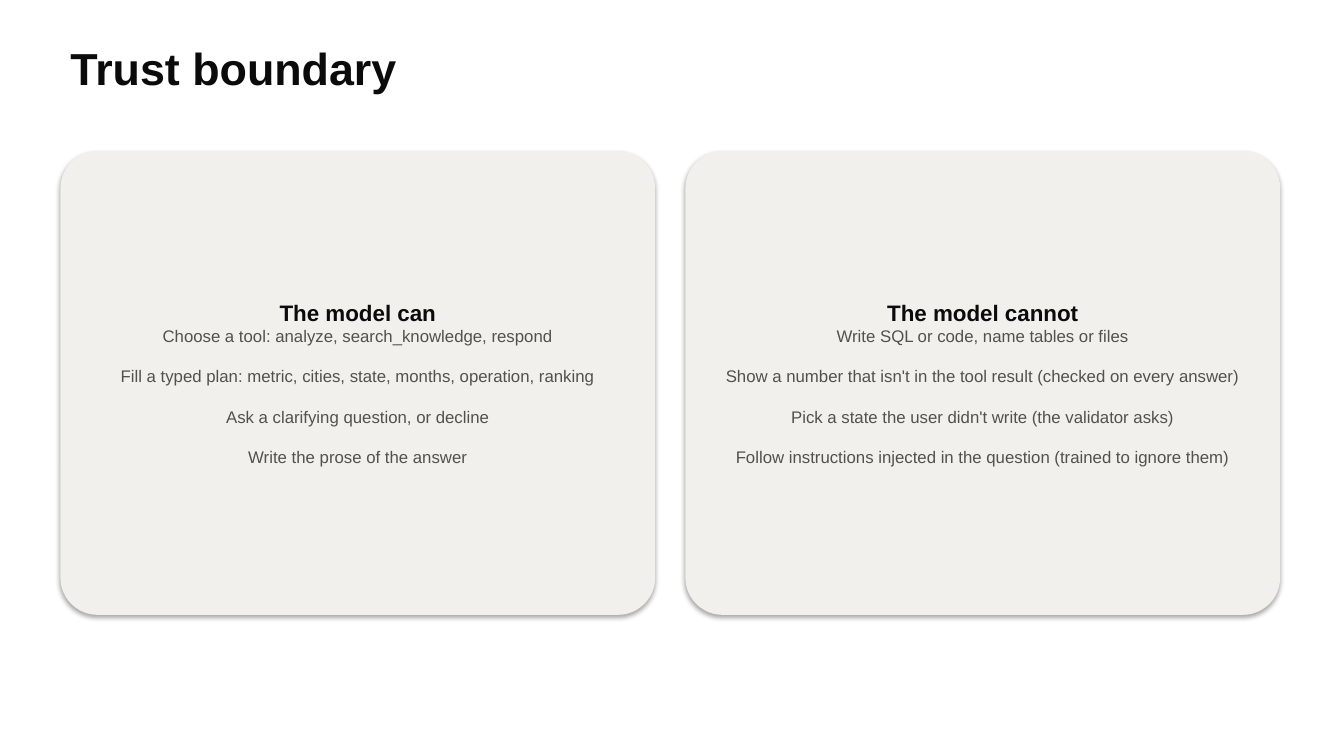
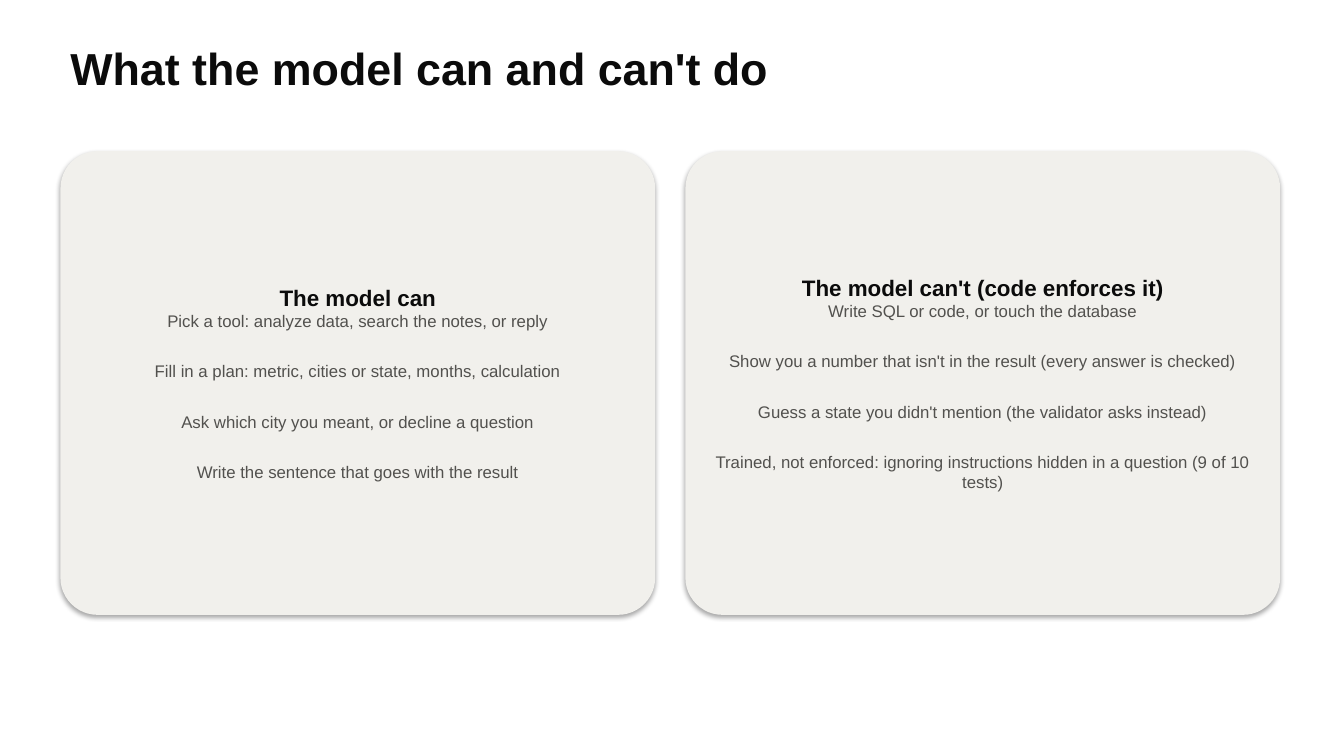
Before and after one commit to weimiao67/llm-class-final, a slide deck: slide 5 of docs/slides/housing-analyst.pptx (slide 4 before the commit). Drawn at 1344x756 pixels with LibreOffice and Linux fonts; fonts in the diff are those of the drawing. Boxes give left, top, right and bottom in pixels: in the first picture for what was removed or moved away, otherwise in the second. Text is boxed around its words. In the diff, an @@ line names an element or a change of style, - is before the commit and + after.

```diff
--- a/docs/slides/housing-analyst.pptx
+++ b/docs/slides/housing-analyst.pptx
@@ text at [70,52,768,86]: text changed @@
-Trust boundary
+What the model can and can't do
@@ text in rounded rectangle at [716,279,1249,492]: text changed @@
-The model cannot
-Write SQL or code, name tables or files
-Show a number that isn't in the tool result (checked on every answer)
-Pick a state the user didn't write (the validator asks)
-Follow instructions injected in the question (trained to ignore them)
+The model can't (code enforces it)
+Write SQL or code, or touch the database
+Show you a number that isn't in the result (every answer is checked)
+Guess a state you didn't mention (the validator asks instead)
+Trained, not enforced: ignoring instructions hidden in a question (9 of 10 tests)
@@ text in rounded rectangle at [155,315,560,482]: text changed @@
-Choose a tool: analyze, search_knowledge, respond
-Fill a typed plan: metric, cities, state, months, operation, ranking
-Ask a clarifying question, or decline
-Write the prose of the answer
+Pick a tool: analyze data, search the notes, or reply
+Fill in a plan: metric, cities or state, months, calculation
+Ask which city you meant, or decline a question
+Write the sentence that goes with the result
```
Also in this commit, not shown: 13 other slides changed, 1 slide added, 4 other files.
